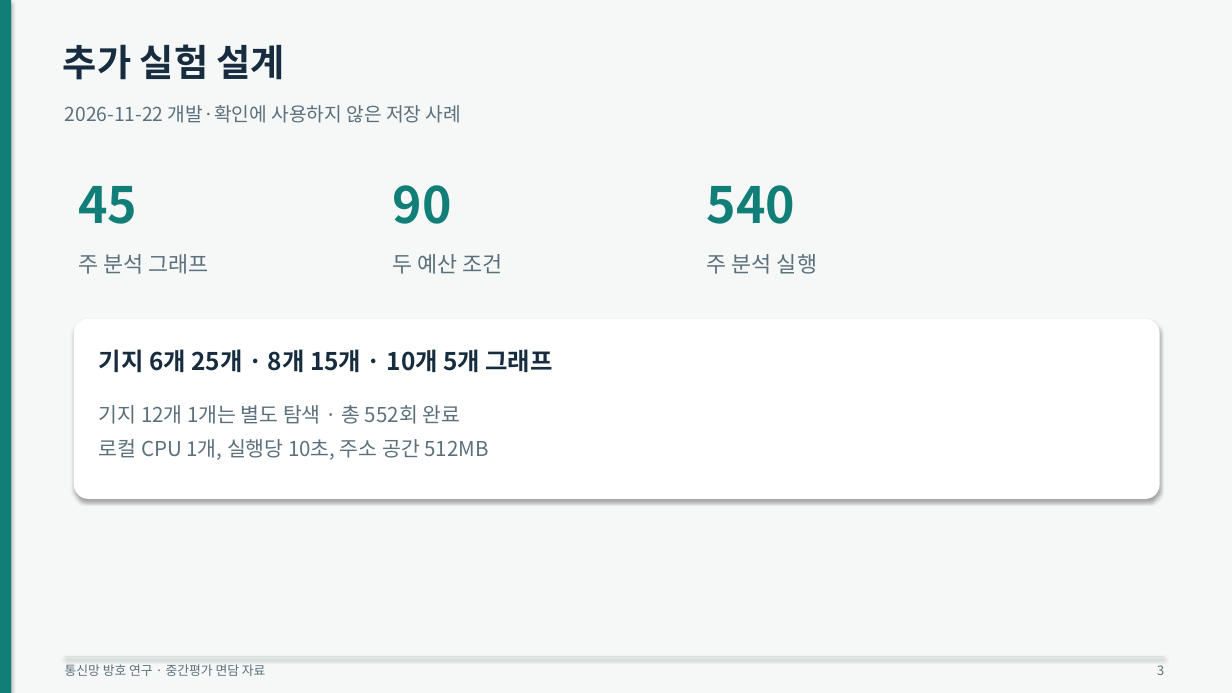
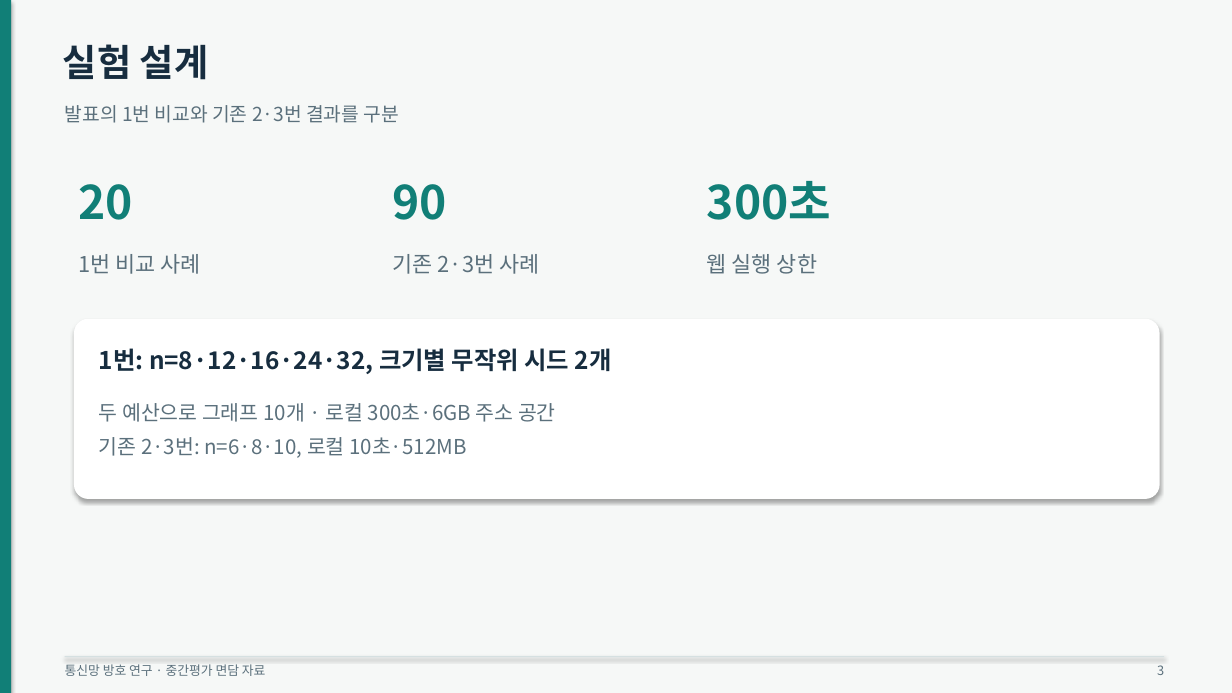
Before and after one commit to d86729/os-project-26-2, a slide deck: slide 3 of presentation/면담자료.pptx. Drawn at 1232x693 pixels with LibreOffice and Linux fonts; fonts in the diff are those of the drawing. Boxes give left, top, right and bottom in pixels: in the first picture for what was removed or moved away, otherwise in the second. Text is boxed around its words. In the diff, an @@ line names an element or a change of style, - is before the commit and + after.

```diff
--- a/presentation/면담자료.pptx
+++ b/presentation/면담자료.pptx
@@ text at (63,44,209,80): text changed @@
-추가 실험 설계
+실험 설계
@@ text at (65,105,399,123): text changed @@
-2026-11-22 개발·확인에 사용하지 않은 저장 사례
+발표의 1번 비교와 기존 2·3번 결과를 구분
@@ text "90" at (393,184,448,220): size 39 to 36 pt @@
@@ text at (79,184,134,220): text changed; size 39 to 36 pt @@
-45
+20
@@ text at (707,181,831,220): text changed; size 39 to 36 pt @@
-540
+300초
@@ text at (79,254,201,274): text changed @@
-주 분석 그래프
+1번 비교 사례
@@ text at (393,254,539,274): text changed @@
-두 예산 조건
+기존 2·3번 사례
@@ text at (707,254,817,274): text changed @@
-주 분석 실행
+웹 실행 상한
@@ text at (99,348,612,374): text changed @@
-기지 6개 25개 · 8개 15개 · 10개 5개 그래프
+1번: n=8·12·16·24·32, 크기별 무작위 시드 2개
@@ text at (99,403,556,458): text changed @@
-기지 12개 1개는 별도 탐색 · 총 552회 완료
-로컬 CPU 1개, 실행당 10초, 주소 공간 512MB
+두 예산으로 그래프 10개 · 로컬 300초·6GB 주소 공간
+기존 2·3번: n=6·8·10, 로컬 10초·512MB
```
Also in this commit, not shown: 4 other slides changed, 26 other files.
